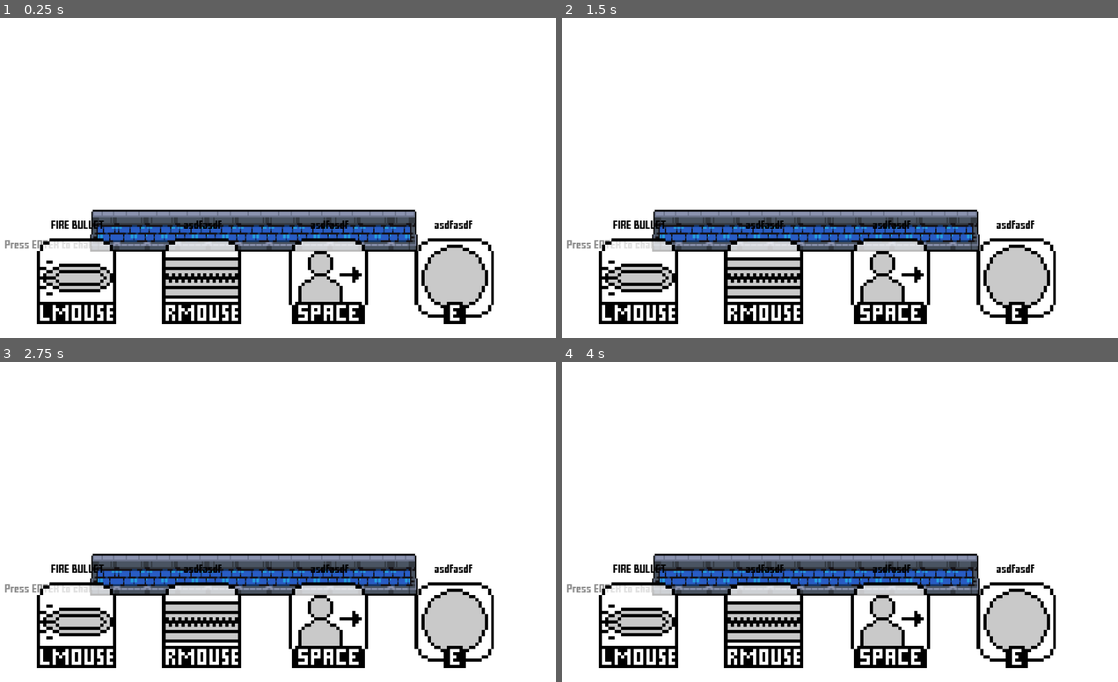
Above: before the commit, frames 1-4 (two rows, left to right).
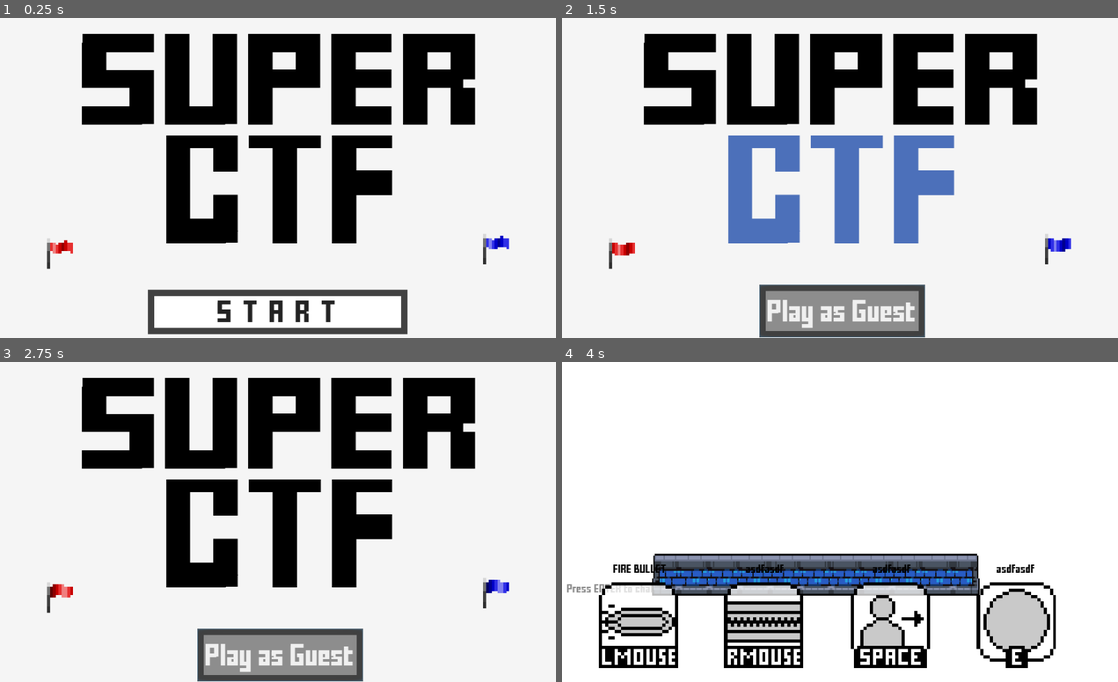
Above: after the commit, the same moments.

Repository: MarshallJDem/SuperCTF
Game: Godot game, scene res://TitleScreen.tscn
Same seed, same stepped clock (60 frames per second), same inputs: the game is played once before the commit and once after it. Sound files missing from this copy of the repository are replaced by a short silence.
Inputs (mouse positions are in pixels of both pictures, inside the frame that each line leads up to):
- Up to frame 1 (0.25 s): no input
- Up to frame 2 (1.5 s): click (840, 312) at 0.5 s, where only the run after the commit has a clickable "START"; click (840, 312) at 1.25 s, where only the run after the commit has a clickable "Play as Guest"
- Up to frame 3 (2.75 s): click (278, 656) at 2 s, where only the run after the commit has a clickable "Play as Guest"
- Up to frame 4 (4 s): tap Enter at 2.75, 2.85 s; move the mouse to (962, 506) at 2.77 s; hold D 2.78-3.53 s; click (962, 506) at 2.92 s; tap Space at 3.02, 3.77 s; move the mouse to (728, 538) at 3.52 s; hold S from 3.53 s (still down); tap 2 at 3.6 s; click (728, 538) at 3.67 s

The runs differ from the first frame. In frame 1, 38% of the frame differs, in the area x 0-92%, y 4-99%; in frame 2, 39%, in the area x 0-92%, y 4-100%; in frame 3, 39%; in frame 4, nothing differs.
Error before the commit: Invalid get index '0' (on base: 'Dictionary'). (res://GameContent/LineEdit.gd:46)

Commit message:
Changes to graphics and updated to work for test

Diff:
--- a/GameContent/Blue_Bullet_Death_Particle_Gradient.tres
+++ b/GameContent/Blue_Bullet_Death_Particle_Gradient.tres
@@ -2,4 +2,4 @@
 
 [resource]
 offsets = PoolRealArray( 0.00520833, 0.494792, 1 )
-colors = PoolColorArray( 0, 0.203125, 1, 1, 0, 0.0390625, 1, 1, 1, 1, 1, 0 )
+colors = PoolColorArray( 0, 0.505882, 1, 1, 0, 0.717647, 1, 1, 1, 1, 1, 0 )
--- a/GameContent/NetworkController.gd
+++ b/GameContent/NetworkController.gd
@@ -10,8 +10,8 @@
 var server = null;
 var client = null;
 
-var player_atlas_blue = preload("res://Assets/Player/idle_combined_B.png");
-var player_atlas_red = preload("res://GameContent/player_atlas_red.png");
+var player_atlas_blue = preload("res://Assets/Player/running_top_B.png");
+var player_atlas_red = preload("res://Assets/Player/running_top_B.png");
 
 var round_is_ended = false;
 
@@ -84,8 +84,8 @@
 	reset_game();
 	player_name = 'Server';
 	server = WebSocketServer.new();
-	#server.private_key = load("res://HTTPSKeys/self_signed.key");
-	#server.ssl_certificate = load("res://HTTPSKeys/self_signed.crt");
+	#server.private_key = load("res://HTTPSKeys/private_key.key");
+	#server.ssl_certificate = load("res://HTTPSKeys/certificate.crt");
 	server.listen(PORT, PoolStringArray(), true);
 	get_tree().set_network_peer(server);
 	print("Making Game Server Available");
@@ -234,9 +234,9 @@
 	player.position = position;
 	player.start_pos = position;
 	if players[id]["team_id"] == 0:
-		player.get_node("Sprite").set_texture(player_atlas_blue);
+		player.get_node("Sprite_Top").set_texture(player_atlas_blue);
 	elif players[id]["team_id"] == 1:
-		player.get_node("Sprite").set_texture(player_atlas_red);
+		player.get_node("Sprite_Top").set_texture(player_atlas_red);
 
 	get_tree().get_root().get_node("MainScene/Players").add_child(player);
 
--- a/GameContent/Player.gd
+++ b/GameContent/Player.gd
@@ -35,8 +35,8 @@
 var remote_db_level = -10;
 
 
-var bullet_atlas_blue = preload("res://GameContent/bullet_atlas_blue.png");
-var bullet_atlas_red = preload("res://GameContent/bullet_atlas_red.png");
+var bullet_atlas_blue = preload("res://Assets/Weapons/bullet_b.png");
+var bullet_atlas_red = preload("res://Assets/Weapons/bullet_r.png");
 
 func _ready():
 	camera_ref = $Center_Pivot/Camera;
@@ -247,9 +247,10 @@
 func shoot_bullet():
 	var direction = (get_global_mouse_position() - global_position).normalized()
 	bullets_shot = bullets_shot + 1;
-	var bullet = spawn_bullet(position, get_tree().get_network_unique_id(), direction, null);
+	var bullet_start = position + get_node("Bullet_Starts/" + String($Sprite_Top.frame % $Sprite_Top.hframes)).position;
+	var bullet = spawn_bullet(bullet_start, get_tree().get_network_unique_id(), direction, null);
 	camera_ref.shake();
-	rpc_id(1, "send_bullet", position, get_tree().get_network_unique_id(), direction, bullet.name);
+	rpc_id(1, "send_bullet", bullet_start, get_tree().get_network_unique_id(), direction, bullet.name);
 
 # Spawns a bullet given various initializaiton parameters
 func spawn_bullet(pos, player_id, direction, bullet_name = null):
--- a/GameContent/Player.tscn
+++ b/GameContent/Player.tscn
@@ -1,23 +1,26 @@
-[gd_scene load_steps=16 format=2]
+[gd_scene load_steps=17 format=2]
 
 [ext_resource path="res://GameContent/Player.gd" type="Script" id=1]
-[ext_resource path="res://Assets/Player/universal_bottom_B.png" type="Texture" id=2]
-[ext_resource path="res://GameContent/Center_Pivot.gd" type="Script" id=3]
-[ext_resource path="res://GameContent/Camera.gd" type="Script" id=4]
-[ext_resource path="res://GameContent/Area2D.gd" type="Script" id=5]
-[ext_resource path="res://Assets/Sound/Local_Death.wav" type="AudioStream" id=6]
-[ext_resource path="res://Assets/Sound/Kill.wav" type="AudioStream" id=7]
-[ext_resource path="res://Assets/Sound/Laser_Charge.wav" type="AudioStream" id=8]
-[ext_resource path="res://Assets/Sound/Laser_Fire.wav" type="AudioStream" id=9]
-[ext_resource path="res://Assets/Sound/Flag_Pickup.wav" type="AudioStream" id=10]
-[ext_resource path="res://Assets/Sound/Flag_Drop.wav" type="AudioStream" id=11]
-[ext_resource path="res://Assets/Sound/Teleport.wav" type="AudioStream" id=12]
-[ext_resource path="res://Assets/Player/running_top_B.png" type="Texture" id=13]
+[ext_resource path="res://Assets/Player/running_top_B.png" type="Texture" id=2]
+[ext_resource path="res://Assets/Player/universal_bottom_B.png" type="Texture" id=3]
+[ext_resource path="res://GameContent/Center_Pivot.gd" type="Script" id=4]
+[ext_resource path="res://GameContent/Camera.gd" type="Script" id=5]
+[ext_resource path="res://GameContent/Area2D.gd" type="Script" id=6]
+[ext_resource path="res://Assets/Sound/Local_Death.wav" type="AudioStream" id=7]
+[ext_resource path="res://Assets/Sound/Kill.wav" type="AudioStream" id=8]
+[ext_resource path="res://Assets/Sound/Laser_Charge.wav" type="AudioStream" id=9]
+[ext_resource path="res://Assets/Sound/Laser_Fire.wav" type="AudioStream" id=10]
+[ext_resource path="res://Assets/Sound/Flag_Pickup.wav" type="AudioStream" id=11]
+[ext_resource path="res://Assets/Sound/Flag_Drop.wav" type="AudioStream" id=12]
+[ext_resource path="res://Assets/Sound/Teleport.wav" type="AudioStream" id=13]
 
-[sub_resource type="CircleShape2D" id=1]
-radius = 18.8211
+[sub_resource type="CapsuleShape2D" id=1]
+radius = 15.9012
 
 [sub_resource type="CapsuleShape2D" id=2]
+radius = 15.941
+
+[sub_resource type="CapsuleShape2D" id=3]
 radius = 6.264
 height = 13.3095
 
@@ -61,16 +64,42 @@
 [node name="Area2D" type="Area2D" parent="." groups=[
 "Player_Bodies",
 ]]
-script = ExtResource( 5 )
+script = ExtResource( 6 )
 
 [node name="CollisionShape2D" type="CollisionShape2D" parent="Area2D"]
 shape = SubResource( 1 )
 
 [node name="CollisionShape2D2" type="CollisionShape2D" parent="Area2D"]
 position = Vector2( 0, -0.0845375 )
-shape = SubResource( 1 )
+shape = SubResource( 2 )
 
 [node name="Flag_Holder" type="Node2D" parent="."]
+
+[node name="Bullet_Starts" type="Node" parent="."]
+
+[node name="0" type="Node2D" parent="Bullet_Starts"]
+position = Vector2( 0.124931, -33.1067 )
+
+[node name="1" type="Node2D" parent="Bullet_Starts"]
+position = Vector2( 28.2344, -10.869 )
+
+[node name="2" type="Node2D" parent="Bullet_Starts"]
+position = Vector2( 34.1062, 16.366 )
+
+[node name="3" type="Node2D" parent="Bullet_Starts"]
+position = Vector2( 23.2372, 27.6098 )
+
+[node name="4" type="Node2D" parent="Bullet_Starts"]
+position = Vector2( 0.124939, 31.7325 )
+
+[node name="5" type="Node2D" parent="Bullet_Starts"]
+position = Vector2( -23.612, 27.7347 )
+
+[node name="6" type="Node2D" parent="Bullet_Starts"]
+position = Vector2( -32.8569, 16.9906 )
+
+[node name="7" type="Node2D" parent="Bullet_Starts"]
+position = Vector2( -24.1117, -11.8685 )
 
 [node name="Respawn_Timer" type="Timer" parent="."]
 wait_time = 3.0
--- a/Globals.gd
+++ b/Globals.gd
@@ -4,7 +4,7 @@
 var serverIP;
 var serverPublicToken;
 var serverPrivateToken = "privatetoken42402";
-var isServer = true;
+var isServer = false;
 var allowedPlayers = [];
 var matchID;
 
--- a/TitleScreen.gd
+++ b/TitleScreen.gd
@@ -33,7 +33,7 @@
 		print(stat);
 
 func create_guest():
-	$HTTPRequest_CreateGuest.request("https://www.superctf.com:42401/createGuest");
+	$HTTPRequest_CreateGuest.request(Globals.mainServerIP + "createGuest");
 func join_MM_queue():
 	print("Token : " + Globals.userToken);
 	$HTTPRequest_FindMatch.request(Globals.mainServerIP + "joinMMQueue", ["authorization: Bearer " + Globals.userToken]);
--- a/TitleScreen.tscn
+++ b/TitleScreen.tscn
@@ -85,6 +85,7 @@
 position = Vector2( 20.7922, -30.4714 )
 scale = Vector2( 4.57399, 4.57399 )
 frames = SubResource( 1 )
+frame = 2
 playing = true
 
 [node name="Red_Sprite" type="AnimatedSprite" parent="UI_Layer/Label/Flag2"]
@@ -92,6 +93,7 @@
 position = Vector2( 20.7922, -30.4714 )
 scale = Vector2( 4.57399, 4.57399 )
 frames = SubResource( 2 )
+frame = 2
 playing = true
 
 [node name="Area2D" type="Area2D" parent="UI_Layer/Label/Flag2" groups=[
Not shown: 3 places in GameContent/Player.tscn that only renumber resources
Not shown, added: HTML5_Export/.DS_Store
Not shown, changed: HTML5_Export/CTF.pck
Not shown, changed: HTML5_Export/ctf.x86_64
